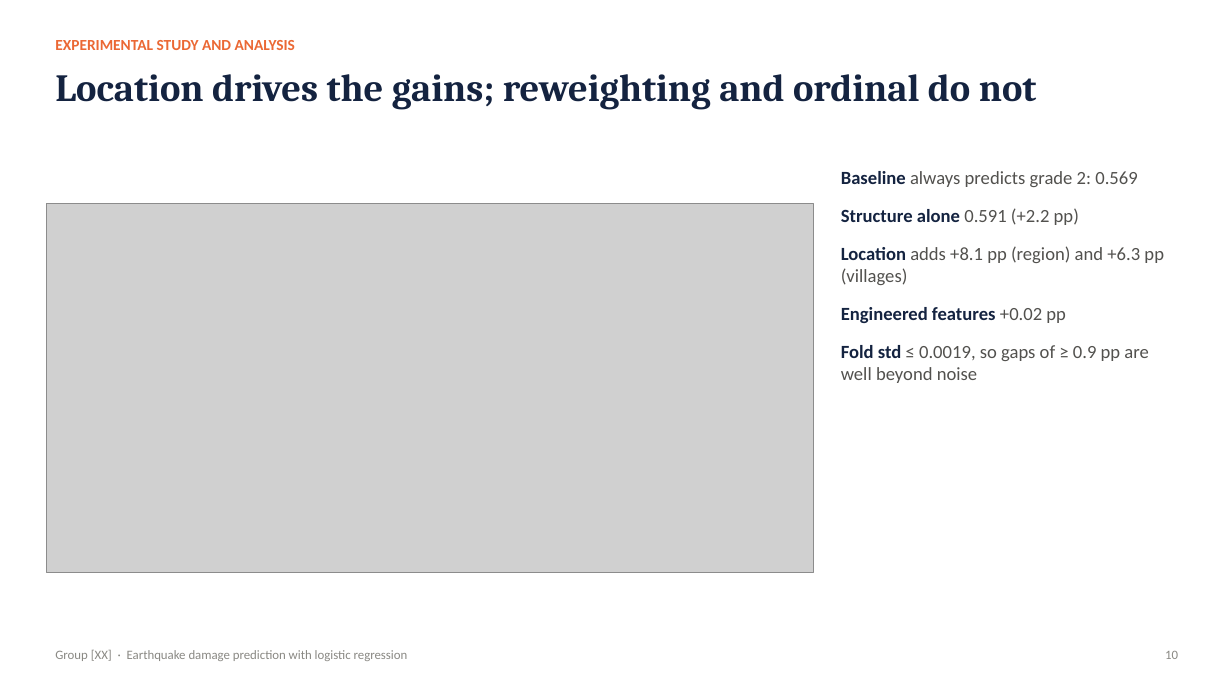
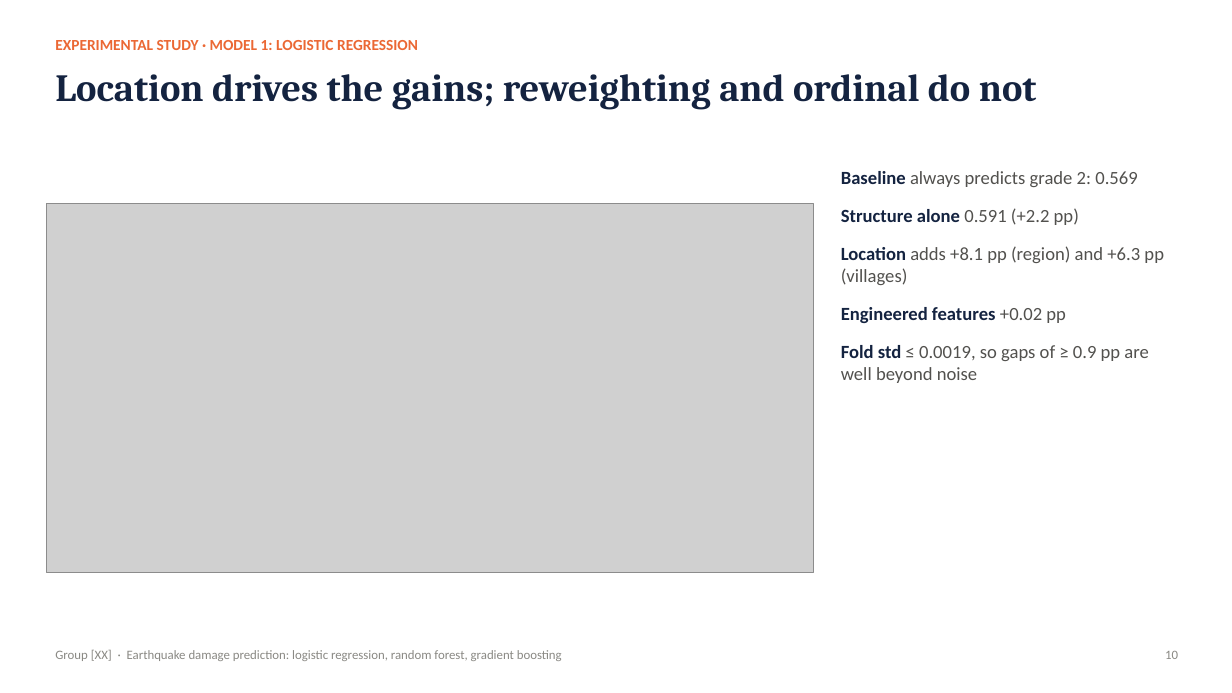
Before and after one commit to watersalamander/MH6810-Python-Project, a slide deck: slide 10 of slides/presentation.pptx. Drawn at 1232x693 pixels with LibreOffice and Linux fonts; fonts in the diff are those of the drawing; grey boxes stand for pictures. Boxes give left, top, right and bottom in pixels: in the first picture for what was removed or moved away, otherwise in the second. Text is boxed around its words. In the diff, an @@ line names an element or a change of style, - is before the commit and + after.

```diff
--- a/slides/presentation.pptx
+++ b/slides/presentation.pptx
@@ text at <box>55,40,418,50</box>: text changed @@
-EXPERIMENTAL STUDY AND ANALYSIS
+EXPERIMENTAL STUDY · MODEL 1: LOGISTIC REGRESSION
@@ text at <box>55,650,562,661</box>: text changed @@
-Group [XX] · Earthquake damage prediction with logistic regression
+Group [XX] · Earthquake damage prediction: logistic regression, random forest, gradient boosting
```
Also in this commit, not shown: 13 other slides changed, 2 slides added, 1 slide removed, 22 other files.
